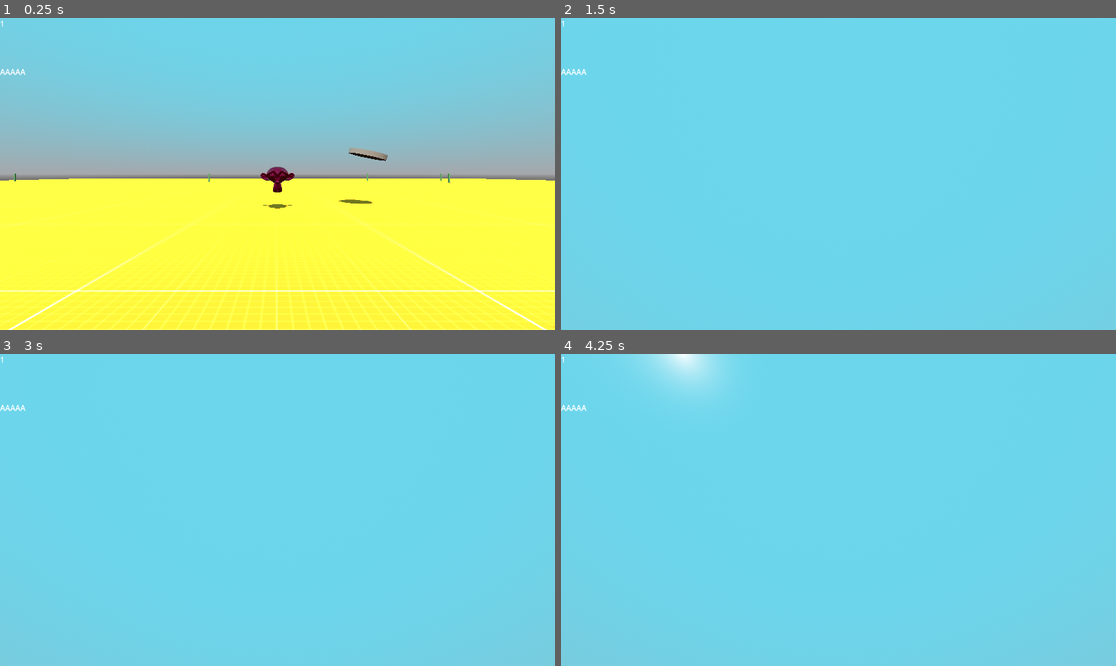
Above: before the commit, frames 1-4 (two rows, left to right).
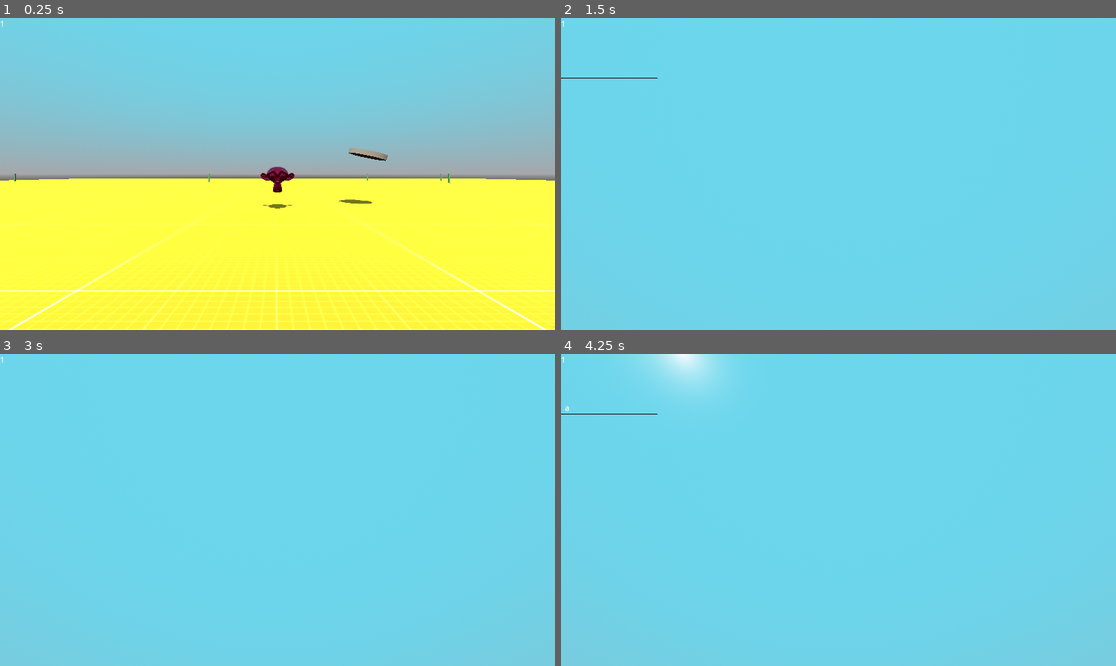
Above: after the commit, the same moments.

Repository: Flodurs/GoDotTest
Game: Godot game, scene res://scenes/level/level.tscn
The game is run twice, just before and just after one commit, with the same random seed, the same clock (stepped at 60 frames per second) and the same inputs.
Inputs:
- Up to frame 1 (0.25 s): no input
- Up to frame 2 (1.5 s): tap Enter (Enter, bound only after the commit) at 0.5, 0.8, 1.35 s; hold D (Right) 0.53-1.28 s; hold Up (CamUp) 0.53-1.28 s; tap Space (Jump) at 0.77, 1.07 s; hold S (Backward) from 1.28 s (still down)
- Up to frame 3 (3 s): tap Space (Jump) at 1.52, 1.55, 1.82, 2 s; release S (Backward) at 2.03 s; hold D (Right) 2.03-2.78 s; hold Space (Jump) 2.03-2.78 s; tap Up (CamUp) at 2.3 s; tap Enter (Enter, bound only after the commit) at 2.75 s; hold W (Forward) from 2.78 s (still down); tap Down (CamDown) at 2.85 s
- Up to frame 4 (4.25 s): tap Space (Jump) at 3.02, 3.32, 3.5, 3.77, 3.8, 4.07 s; tap Enter (Enter, bound only after the commit) at 3.05 s; release W (Forward) at 3.53 s; hold A (Left) from 3.53 s (still down); hold Left (CamLeft) from 3.53 s (still down)

The runs differ from the first frame. In frame 1, less than 0.1% of the frame differs, in the area x 0-5%, y 16-19%; in frame 2, less than 0.1%; in frame 3, less than 0.1%; in frame 4, less than 0.1%, in the area x 0-18%, y 16-20%.

Commit message:
added first console commands

Diff:
--- a/project.godot
+++ b/project.godot
@@ -62,3 +62,13 @@
 "events": [Object(InputEventKey,"resource_local_to_scene":false,"resource_name":"","device":-1,"window_id":0,"alt_pressed":false,"shift_pressed":false,"ctrl_pressed":false,"meta_pressed":false,"pressed":false,"keycode":0,"physical_keycode":32,"key_label":0,"unicode":32,"echo":false,"script":null)
 ]
 }
+Enter={
+"deadzone": 0.5,
+"events": [Object(InputEventKey,"resource_local_to_scene":false,"resource_name":"","device":-1,"window_id":0,"alt_pressed":false,"shift_pressed":false,"ctrl_pressed":false,"meta_pressed":false,"pressed":false,"keycode":0,"physical_keycode":4194309,"key_label":0,"unicode":0,"echo":false,"script":null)
+]
+}
+Backspace={
+"deadzone": 0.5,
+"events": [Object(InputEventKey,"resource_local_to_scene":false,"resource_name":"","device":-1,"window_id":0,"alt_pressed":false,"shift_pressed":false,"ctrl_pressed":false,"meta_pressed":false,"pressed":false,"keycode":0,"physical_keycode":4194308,"key_label":0,"unicode":0,"echo":false,"script":null)
+]
+}
--- a/scenes/Player/player.gd
+++ b/scenes/Player/player.gd
@@ -23,27 +23,27 @@
 	var camera_direction: Vector3 = $PlayerCamera.look_dir_2d
 	var movement: bool = false
 
-
-#	print(position)
-	if Input.is_action_pressed("Forward"):
-		movement = true
-		direction = camera_direction
-		acceleration(delta, direction)
-	if Input.is_action_pressed("Backward"):
-		movement = true
-		direction = -camera_direction
-		acceleration(delta, direction)
-	if Input.is_action_pressed("Right"):
-		movement = true
-		direction = camera_direction.rotated(Vector3(0,1,0), deg_to_rad(-90))
-		acceleration(delta, direction)
-	if Input.is_action_pressed("Left"):
-		movement = true
-		direction = camera_direction.rotated(Vector3(0,1,0), deg_to_rad(90))
-		acceleration(delta, direction)
-	if Input.is_action_pressed("Jump") and is_on_floor():
-		velocity.y = jump_speed
-#	print(velocity.length())
+	if not get_tree().get_nodes_in_group("console")[0].dvar_in_console:
+	#	print(position)
+		if Input.is_action_pressed("Forward"):
+			movement = true
+			direction = camera_direction
+			acceleration(delta, direction)
+		if Input.is_action_pressed("Backward"):
+			movement = true
+			direction = -camera_direction
+			acceleration(delta, direction)
+		if Input.is_action_pressed("Right"):
+			movement = true
+			direction = camera_direction.rotated(Vector3(0,1,0), deg_to_rad(-90))
+			acceleration(delta, direction)
+		if Input.is_action_pressed("Left"):
+			movement = true
+			direction = camera_direction.rotated(Vector3(0,1,0), deg_to_rad(90))
+			acceleration(delta, direction)
+		if Input.is_action_pressed("Jump") and is_on_floor():
+			velocity.y = jump_speed
+	#	print(velocity.length())
 
 
 	if movement == false and is_on_floor():
--- /dev/null
+++ b/scenes/level/Console.gd
@@ -0,0 +1,62 @@
+extends Node2D
+
+var lastCom = ""
+
+var cvar_show_eco_graph = false
+var dvar_in_console = false
+
+
+# Called when the node enters the scene tree for the first time.
+func _ready():
+	visible = false
+	pass # Replace with function body.
+
+
+# Called every frame. 'delta' is the elapsed time since the previous frame.
+func _process(delta):
+	var pr = Input.is_action_just_pressed("Enter")
+	if pr and visible == false:
+		visible=true
+		dvar_in_console = true
+		pr=false
+
+	if pr and visible == true:
+		visible=false
+		dvar_in_console = false
+		if $InputLabel.text.length() > 0:
+			processCommand($InputLabel.text)
+		$InputLabel.text = ""
+
+	if visible == true:
+		if Input.is_action_just_pressed("Backspace"):
+
+			$InputLabel.text=$InputLabel.text.left($InputLabel.text.length() - 1)
+
+	if Input.is_action_just_pressed("CamUp"):
+		$InputLabel.text=lastCom
+
+
+func _input(event):
+	if event is InputEventKey and event.is_pressed() and visible == true:
+		var key_text = event.unicode
+		if key_text == 0 :
+			return 0
+
+		$InputLabel.text += char(key_text)
+
+func processCommand(command):
+	if command[0] != "/":
+		return 0
+	lastCom = command
+	command = command.erase(0,1)
+
+	var spl = command.split(" ")
+
+	if spl[0] == "test":
+		print("lol")
+
+	if spl[0] == "show_eco_graph":
+		if spl[1] == "true":
+			cvar_show_eco_graph = true
+		else:
+			cvar_show_eco_graph = false
--- a/scenes/level/Hud.gd
+++ b/scenes/level/Hud.gd
@@ -18,6 +18,7 @@
 # Called every frame. 'delta' is the elapsed time since the previous frame.
 func _process(delta):
 #Blitzer:
+	$baumblitzerGraph.visible = get_tree().get_nodes_in_group("console")[0].cvar_show_eco_graph
 	timerA+=delta
 	totalTime+=delta
 	if timerA >= 3:
--- a/scenes/level/level.tscn
+++ b/scenes/level/level.tscn
@@ -7,9 +7,10 @@
 [ext_resource type="PackedScene" uid="uid://couvnpg0x8374" path="res://scenes/Objects/wald.tscn" id="5_8xyvl"]
 [ext_resource type="PackedScene" uid="uid://wrentdl721x5" path="res://scenes/neutrals/springer.tscn" id="6_3arif"]
 [ext_resource type="Script" path="res://scenes/level/OmniLight3D.gd" id="8_wax0q"]
-[ext_resource type="PackedScene" path="res://scenes/neutrals/mob_manager.tscn" id="9_jyysg"]
+[ext_resource type="PackedScene" uid="uid://bgcy2koraerc8" path="res://scenes/neutrals/mob_manager.tscn" id="9_jyysg"]
 [ext_resource type="ArrayMesh" uid="uid://de5kolm0bojqr" path="res://Suzanne.obj" id="9_kw43f"]
 [ext_resource type="Script" path="res://scenes/level/Hud.gd" id="10_toyhc"]
+[ext_resource type="Script" path="res://scenes/level/Console.gd" id="11_kiex7"]
 
 [sub_resource type="BoxMesh" id="BoxMesh_gwq0k"]
 
@@ -118,10 +119,19 @@
 width = 3.0
 default_color = Color(0, 0, 0, 1)
 
-[node name="Console" type="Node2D" parent="Hud"]
+[node name="Console" type="Node2D" parent="Hud" groups=["console"]]
 position = Vector2(0, 100)
+script = ExtResource("11_kiex7")
 
-[node name="Input" type="Label" parent="Hud/Console"]
+[node name="InputLabel" type="Label" parent="Hud/Console"]
 offset_right = 40.0
 offset_bottom = 23.0
-text = "AAAAA"
+text = "
+"
+metadata/_edit_use_anchors_ = true
+
+[node name="Line2D" type="Line2D" parent="Hud/Console"]
+position = Vector2(0, 25)
+points = PackedVector2Array(0, 0, 200, 0)
+width = 1.0
+default_color = Color(0.0745098, 0.0196078, 0, 1)
Not shown: 1 places in scenes/level/level.tscn that only renumber resources
